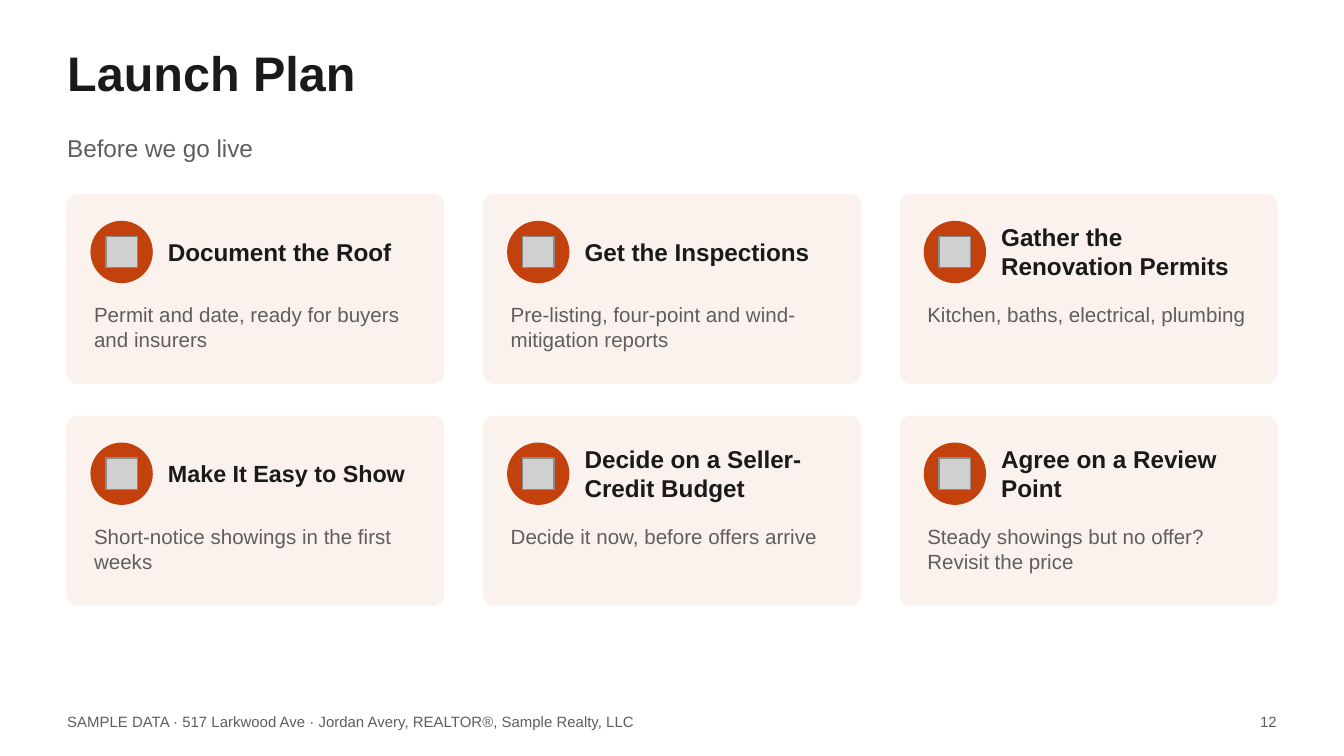
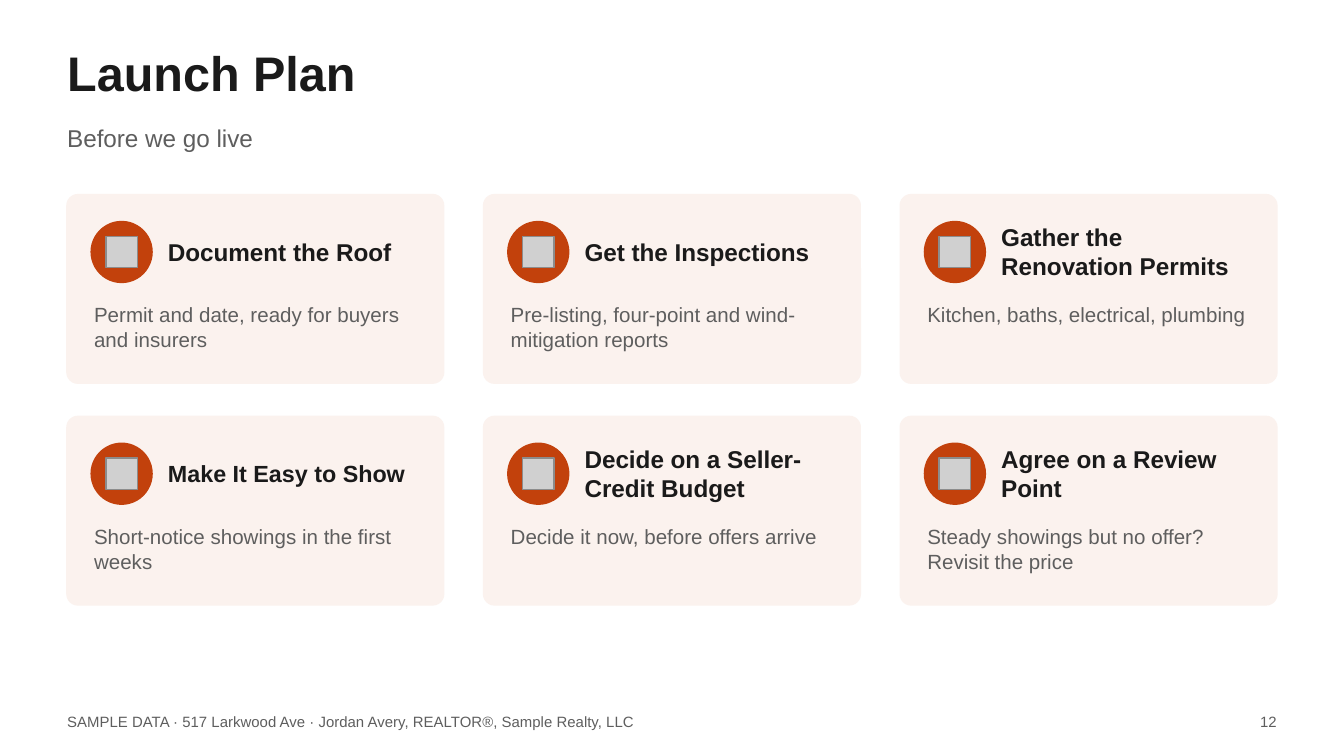
Before and after one commit to axelrivera/real-estate-skills, a slide deck: slide 12 of samples/seller-cma/517-Larkwood-Ave-Listing-Presentation.pptx. Drawn at 1344x756 pixels with LibreOffice and Linux fonts; fonts in the diff are those of the drawing; grey boxes stand for pictures. Boxes give left, top, right and bottom in pixels: in the first picture for what was removed or moved away, otherwise in the second. Text is boxed around its words. In the diff, an @@ line names an element or a change of style, - is before the commit and + after.

```diff
--- a/samples/seller-cma/517-Larkwood-Ave-Listing-Presentation.pptx
+++ b/samples/seller-cma/517-Larkwood-Ave-Listing-Presentation.pptx
@@ text "Before we go live" at [67, 129, 253, 152]: vertical alignment middle to top @@
```
Also in this commit, not shown: 6 other slides changed, 2 other files.
